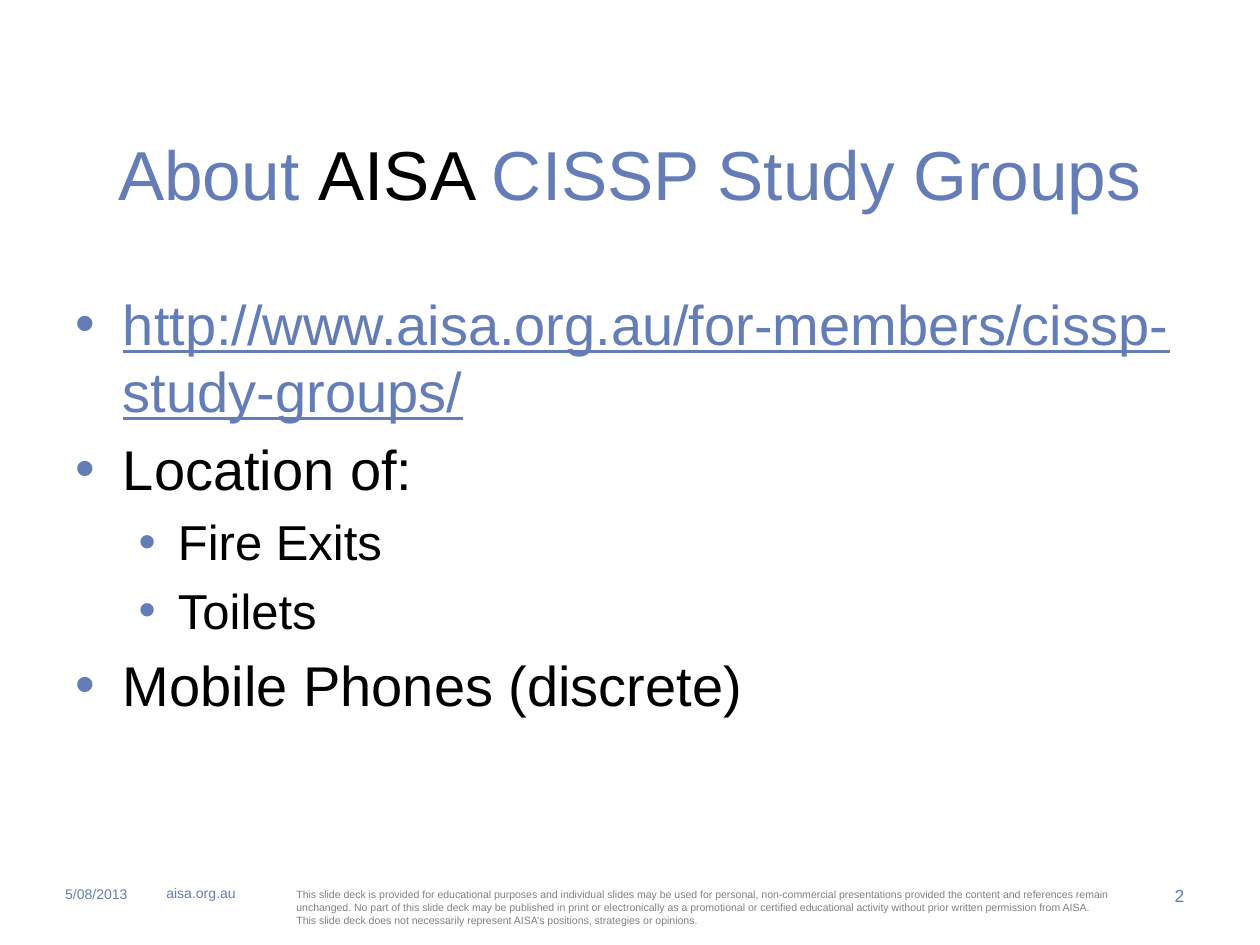
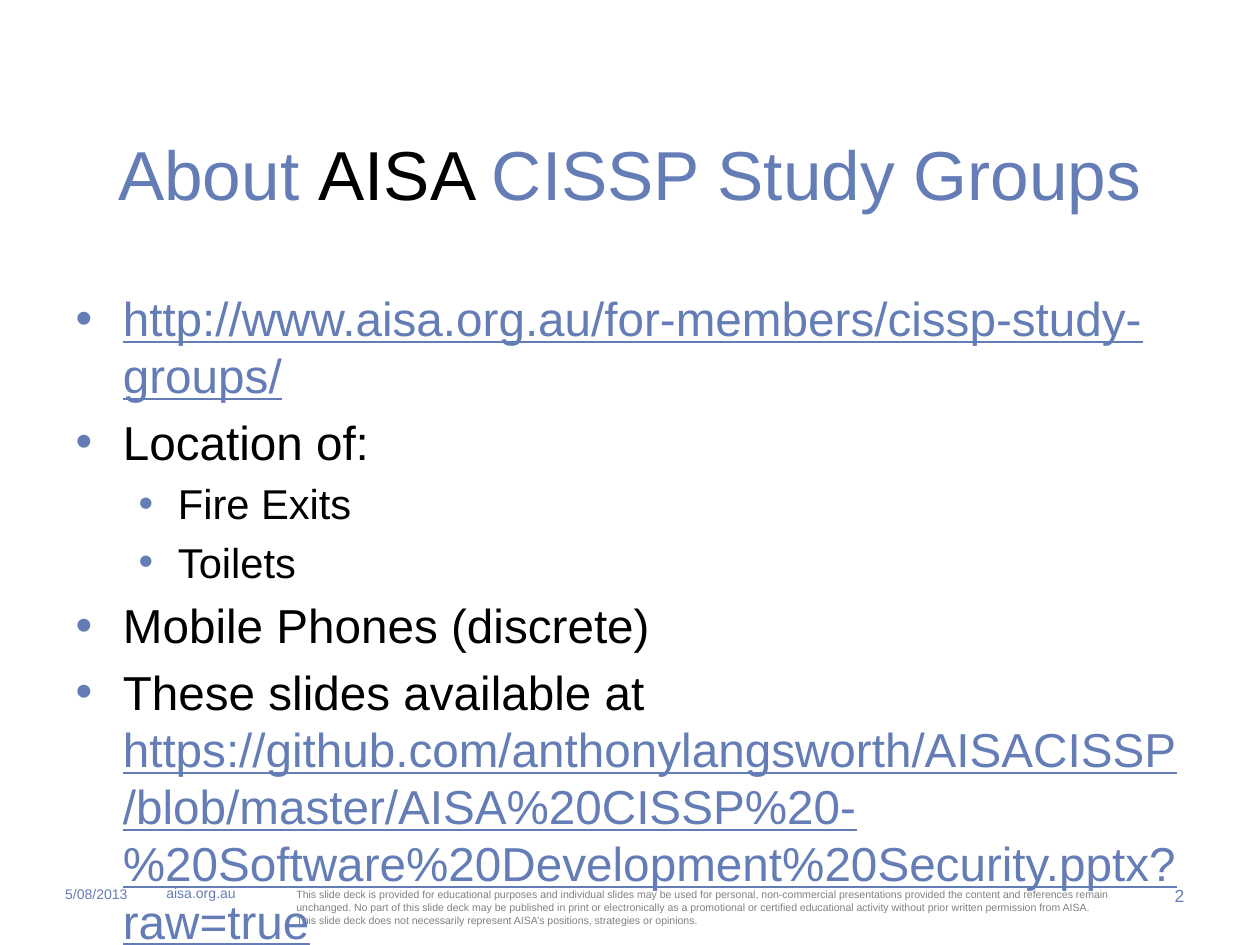
Before and after one commit to anthonylangsworth/AISACISSP, a slide deck: slide 2 of AISA CISSP - Software Development Security.pptx. Drawn at 1260x945 pixels with LibreOffice and Linux fonts; fonts in the diff are those of the drawing; background and template pictures are left out. Boxes give left, top, right and bottom in pixels: in the first picture for what was removed or moved away, otherwise in the second. Text is boxed around its words. In the diff, an @@ line names an element or a change of style, - is before the commit and + after.

```diff
--- a/AISA CISSP - Software Development Security.pptx
+++ b/AISA CISSP - Software Development Security.pptx
@@ text at (123, 301, 1142, 653): size 32 to 27.2 pt in "http://www.aisa.org.au/for-members/cissp-study-groups/", "Location of:", "Mobile Phones (discrete)"; size 28 to 23.8 pt in "Fire Exits", "Toilets" @@
@@ text at (123, 675, 1176, 945): paragraph added @@
+• These slides available at https://github.com/anthonylangsworth/AISACISSP/blob/master/AISA%20CISSP%20-%20Software%20Development%20Security.pptx?raw=true
```
Also in this commit, not shown: 1 other file.
